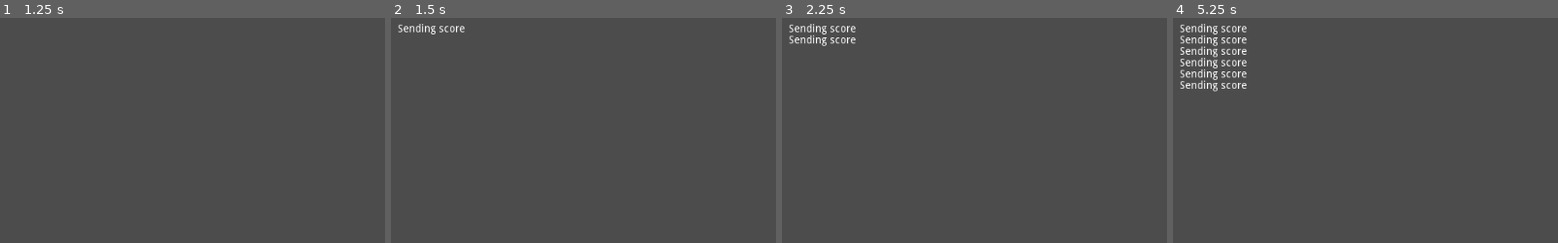
Above: before the commit, frames 1-4 (left to right).
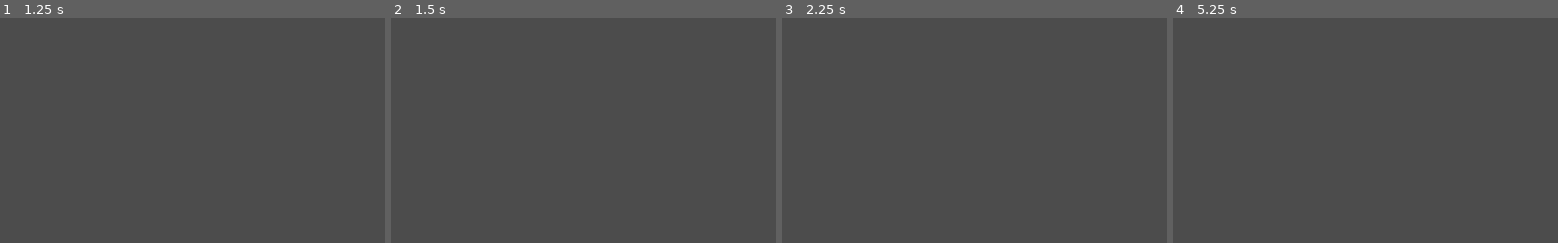
Above: after the commit, the same moments.

Repository: punto-/godot-socket-io
Game: Godot game, scene res://socket_test.tscn
The game is run twice, just before and just after one commit, with the same random seed, the same clock (stepped at 60 frames per second) and the same inputs.
Inputs (mouse positions are % of the whole screen's width and height, from its top left):
- Up to frame 1 (1.25 s): click (44, 96) at 0.52 s; type "Alex" at 0.6 s
- Up to frame 2 (1.5 s): click "Send" at 1.25 s
- Up to frame 3 (2.25 s): click "Send" at 2 s
- Up to frame 4 (5.25 s): click "Send" at 2.75 s; tap Enter at 3.5, 5 s; tap Space at 4.25 s
The pictures show only the part of the screen within x 0-50%, y 0-50%; the shares and areas given below are measured in that part.

Frame 1 is identical in both runs. In frame 2, 0.3% of the frame differs, in the area x 1-20%, y 2-8%; in frame 3, 0.6%; in frame 4, 1.9%, in the area x 1-20%, y 2-33%.
Error before the commit: Attempt to call function 'on' in base 'null instance' on a null instance. (res://socket_test.gd:41)
Error after the commit: Attempt to call function 'onAny' in base 'null instance' on a null instance. (res://socket_test.gd:52)

Commit message:
some tests

Diff:
--- a/socket_test.gd
+++ b/socket_test.gd
@@ -3,6 +3,7 @@
 const room = "95dd4680-ab51-4511-ad4f-22328d8a8aaf"
 
 var socket
+var jsonjs
 var text_log
 
 func _log(msg):
@@ -10,34 +11,46 @@
 
 func send_pressed():
 
+	socket.emit("joinRoom", room)
+
 	_log("Sending score")
-	socket.emit('updateScore', { "name": 'Nosotros', "score": 5 });
+	socket.emit('updateScore', JSON.print({ "name": 'Nosotros', "score": 5 }));
 
 func _socket_connected():
 	_log("connected!")
 	socket.emit("joinRoom", room)
 
 
-func msg_received(msg):
+func _any_msg_received(event, msg, msg2):
+	_log("network msg: " + event + JSON.print(msg))
+
+func _msg_received(msg):
 	_log("network msg: " + str(msg))
+	for o in msg:
+		_log(str(jsonjs.stringify(o)))
+
+var socket_connected = JavaScript.create_callback(self, "_socket_connected")
+var msg_received = JavaScript.create_callback(self, "_msg_received")
+var any_msg_received = JavaScript.create_callback(self, "_any_msg_received")
 
 
-var socket_connected = JavaScript.create_callback(self, "_socket_connected")
-var _msg_received = JavaScript.create_callback(self, "msg_received")
-
 # todo: make one callback per message, or figure out how to register one callback for all messages on socket.io (probably better)
-var room_joined = _msg_received
-var score_delegated = _msg_received
-var score_updated = _msg_received
-var new_player_joined = _msg_received
-
+var room_joined = msg_received
+var score_delegated = msg_received
+var score_updated = msg_received
+var new_player_joined = msg_received
 
 
 func _ready():
+
+	jsonjs = JavaScript.get_interface("JSON")
+
 	get_node("send").connect("pressed", self, "send_pressed")
 	text_log = get_node("log")
 
 	socket = JavaScript.create_object("io", "http://localhost:3004", { "transports": ["websocket"] })
+	socket.onAny(any_msg_received)
+
 	socket.on("connect", socket_connected)
 	socket.on("joinedRoom", room_joined)
 	socket.on("scoreDelegated", score_delegated)
Not shown, changed: export_presets.cfg
